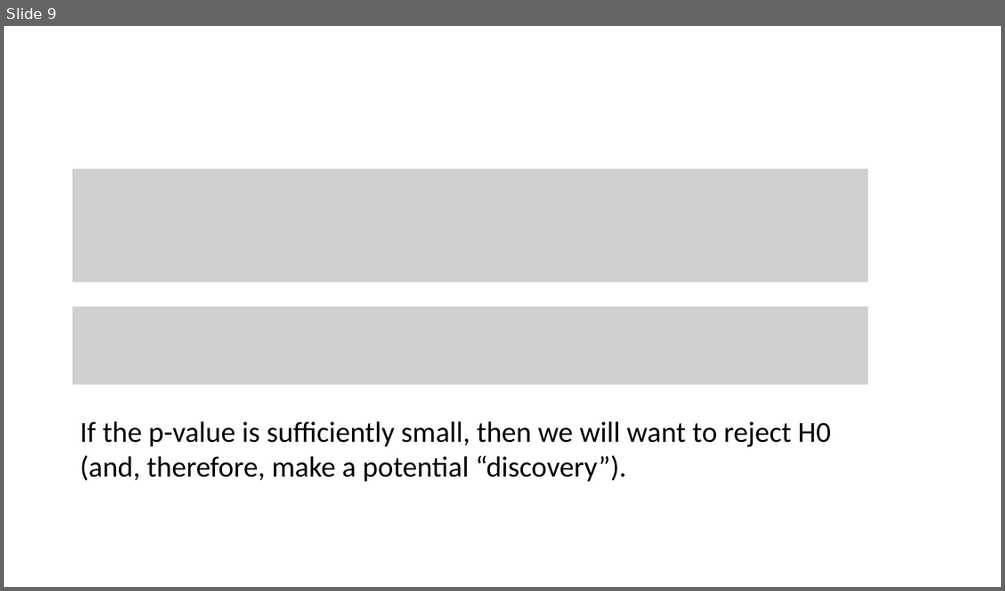
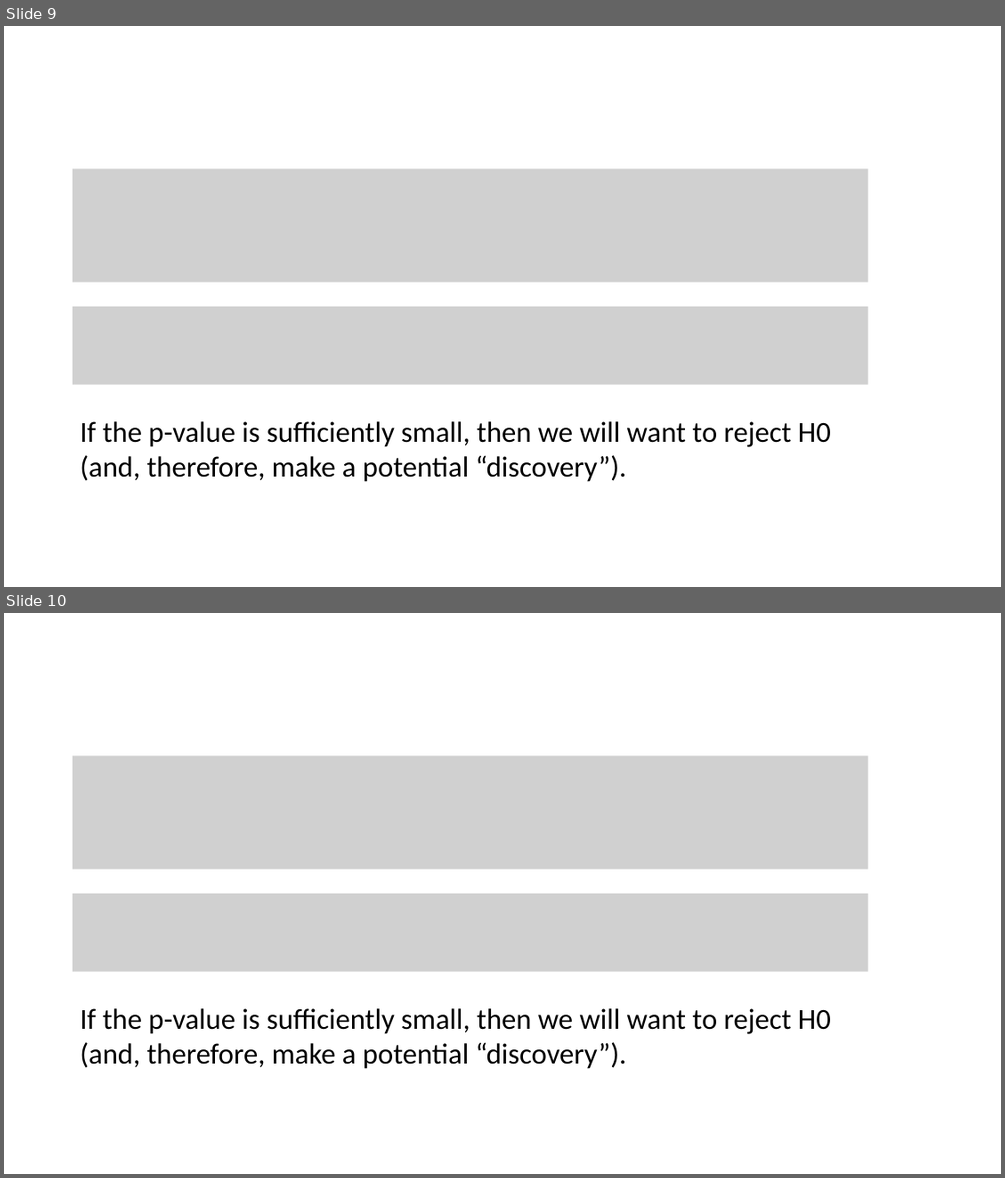
Before and after one commit to tianzheng4/tianzheng4.github.io, a slide deck: _umkc-teaching/slides/Lecture13.pptx. Shown one above the other, each under a label of ours: slide 9 before the commit, slides 9 and 10 after it. The pictures are 1005x591 and 1005x1178 pixels, drawn with LibreOffice and Linux fonts; fonts in the diff are those of the drawing; grey boxes stand for pictures. Boxes give left, top, right and bottom in pixels: in the first picture for what was removed or moved away, otherwise in the second. Text is boxed around its words. In the diff, an @@ line names an element or a change of style, - is before the commit and + after.

```diff
--- a/_umkc-teaching/slides/Lecture13.pptx
+++ b/_umkc-teaching/slides/Lecture13.pptx
@@ slide 10 added at bbox=[4, 613, 1001, 1174], background #FFFFFF @@
@@ picture added at bbox=[73, 755, 868, 868] @@
@@ picture added at bbox=[73, 893, 868, 971] @@
@@ text added at bbox=[80, 1008, 831, 1069], 28 pt, text #000000 @@
+If the p-value is sufficiently small, then we will want to reject H0 (and, therefore, make a potential “discovery”).
```
Also in this commit, not shown: 1 other slide added, 7 other files.
